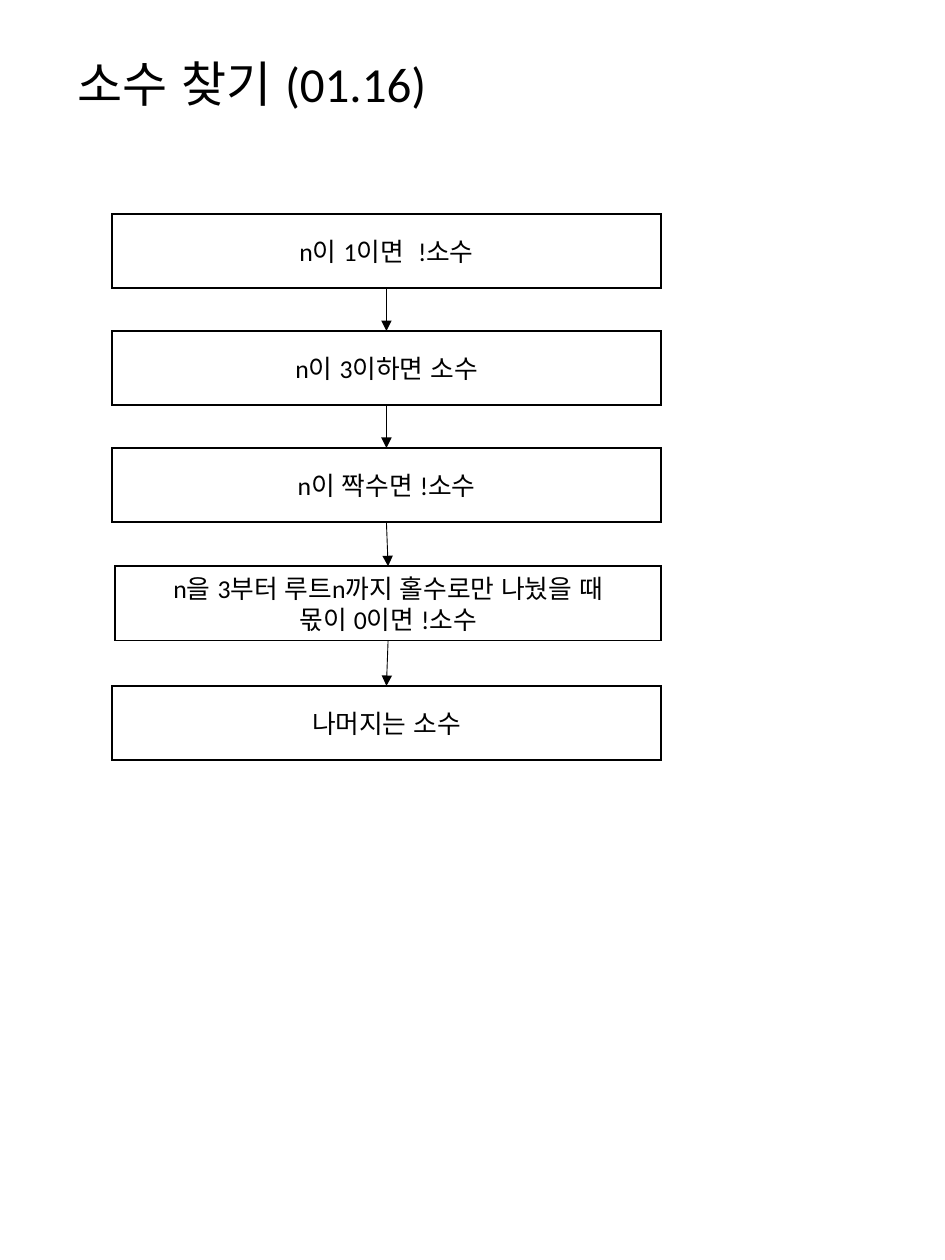
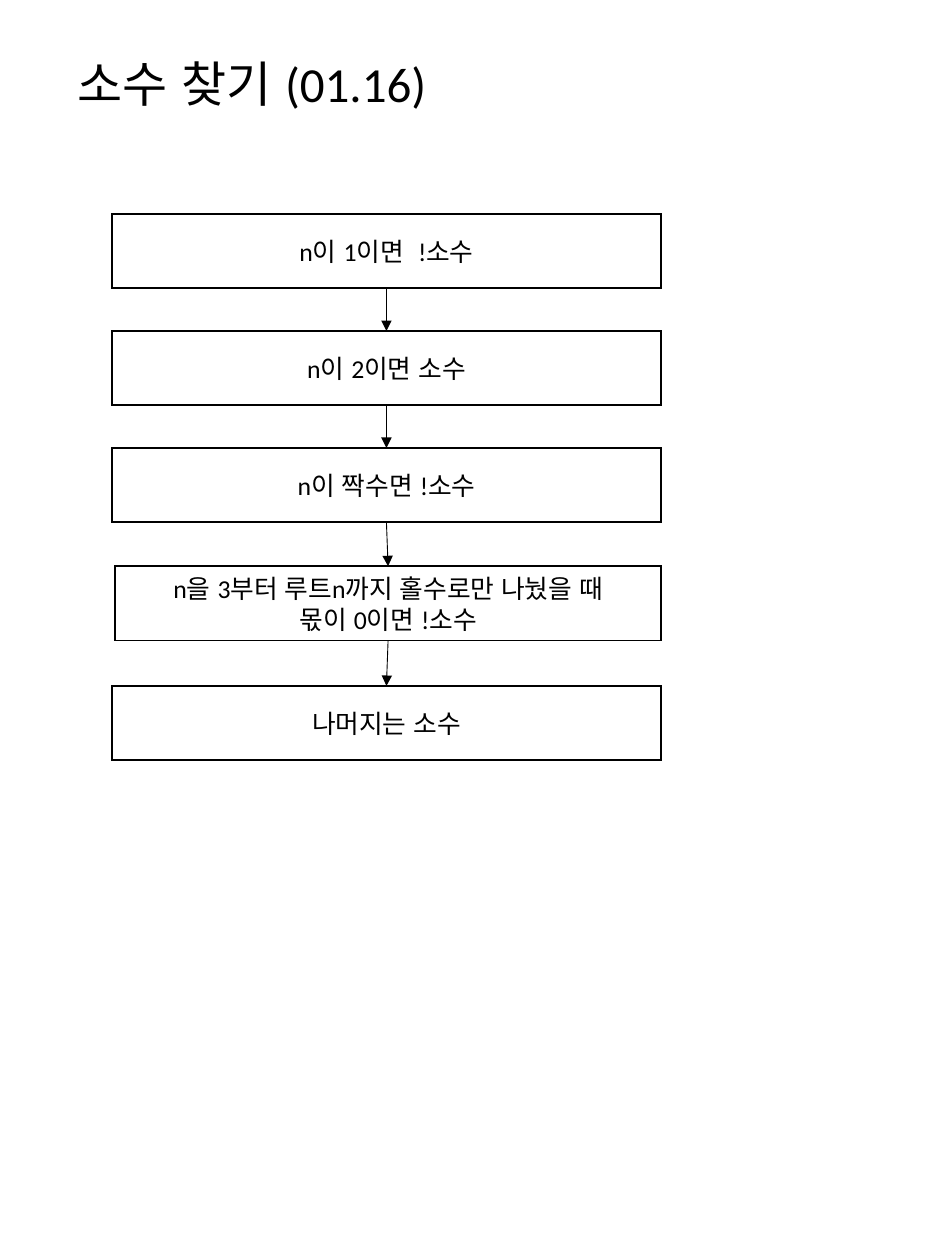
Before and after one commit to mornings9047/Algorithms_Programmers, a slide deck: slide 16 of 알고리즘_프로그래머스_Level01_순서도.pptx. Drawn at 945x1260 pixels with LibreOffice and Linux fonts; fonts in the diff are those of the drawing. Boxes give left, top, right and bottom in pixels: in the first picture for what was removed or moved away, otherwise in the second. Text is boxed around its words. In the diff, an @@ line names an element or a change of style, - is before the commit and + after.

Commit message:
소수 찾기

```diff
--- a/알고리즘_프로그래머스_Level01_순서도.pptx
+++ b/알고리즘_프로그래머스_Level01_순서도.pptx
@@ text in rectangle at <box>307,357,466,380</box>: text changed @@
-n이 3이하면 소수
+n이 2이면 소수
```
Also in this commit, not shown: 1 other file.
